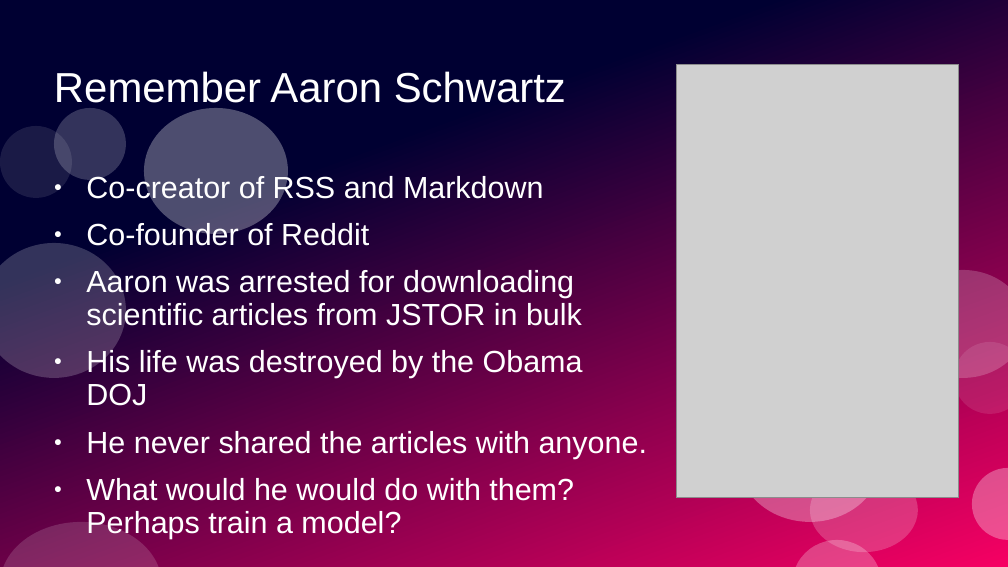
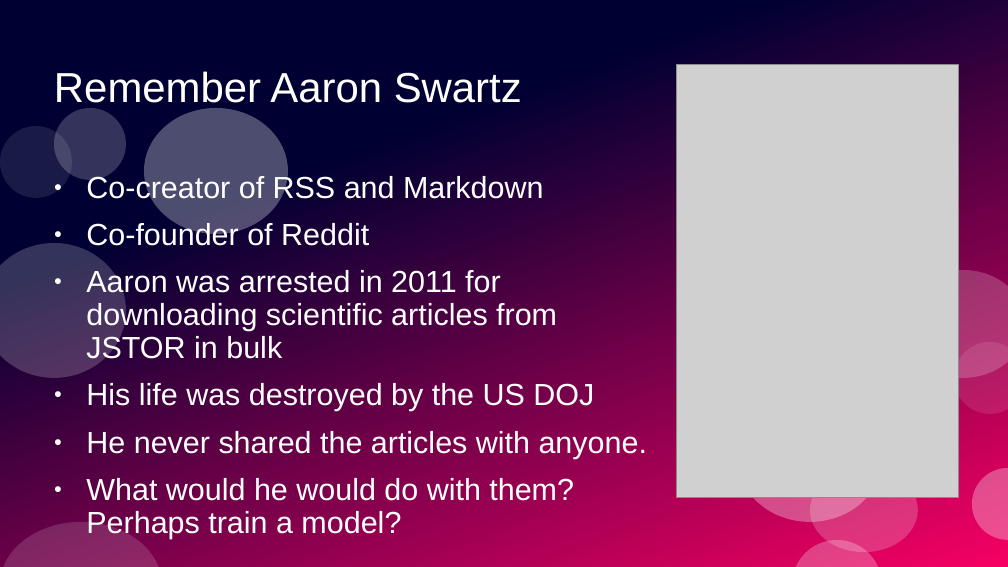
Before and after one commit to ramalho/sets-in-go, a slide deck: slide 80 of sets-in-go.odp. Drawn at 1008x567 pixels with LibreOffice and Linux fonts; fonts in the diff are those of the drawing; grey boxes stand for pictures. Boxes give left, top, right and bottom in pixels: in the first picture for what was removed or moved away, otherwise in the second. Text is boxed around its words. In the diff, an @@ line names an element or a change of style, - is before the commit and + after.

```diff
--- a/sets-in-go.odp
+++ b/sets-in-go.odp
@@ title at [54, 71, 522, 111]: text changed @@
-Remember Aaron Schwartz
+Remember Aaron Swartz
@@ text at [86, 268, 594, 411]: text changed @@
-● Aaron was arrested for downloading scientific articles from JSTOR in bulk
-● His life was destroyed by the Obama DOJ
+● Aaron was arrested in 2011 for downloading scientific articles from JSTOR in bulk
+● His life was destroyed by the US DOJ
```
Also in this commit, not shown: 2 other slides changed, 1 other file.
